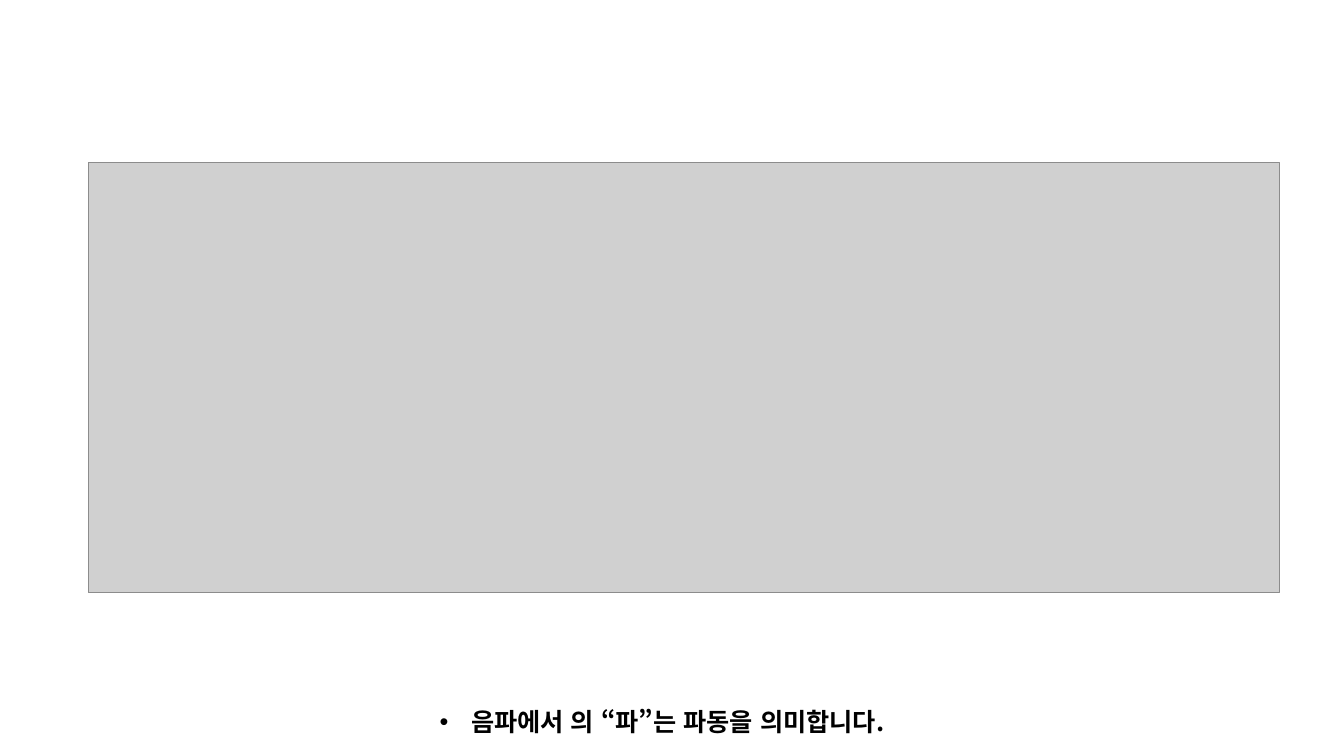
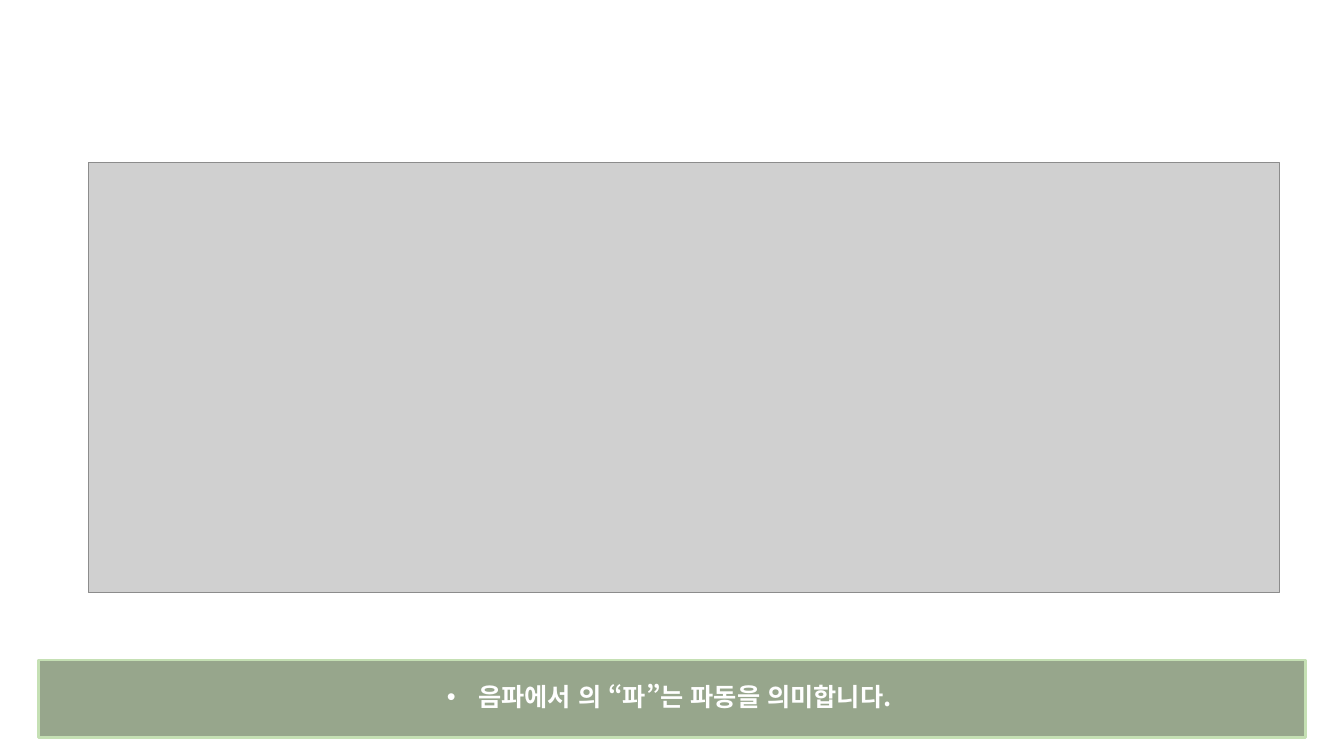
Before and after one commit to kookmin-sw/2018-cap1-14, a slide deck: slide 15 of doc/reports/캡스톤 1차 발표 자료.pptx (slide 13 before the commit). Drawn at 1344x756 pixels with LibreOffice and Linux fonts; fonts in the diff are those of the drawing; grey boxes stand for pictures. Boxes give left, top, right and bottom in pixels: in the first picture for what was removed or moved away, otherwise in the second. Text is boxed around its words. In the diff, an @@ line names an element or a change of style, - is before the commit and + after.

```diff
--- a/doc/reports/캡스톤 1차 발표 자료.pptx
+++ b/doc/reports/캡스톤 1차 발표 자료.pptx
@@ rectangle "음파에서 의 “파”는 파동을 의미합니다.": place and size @@
-rectangle "음파에서 의 “파”는 파동을 의미합니다." at [471, 708, 884, 734]
+rectangle "음파에서 의 “파”는 파동을 의미합니다." at [38, 660, 1306, 738]
@@ rectangle "음파에서 의 “파”는 파동을 의미합니다." at [38, 660, 1306, 738]: text colour #000000 to #FFFFFF; alignment left to centre; line spacing 1 to 0.9; more space between paragraphs; vertical alignment top to middle; fill none to #385723 at 52% opacity; outline none to #C5E0B4 2 pt @@
```
Also in this commit, not shown: 17 other slides changed, 5 slides added, 2 slides removed, 6 other files.
